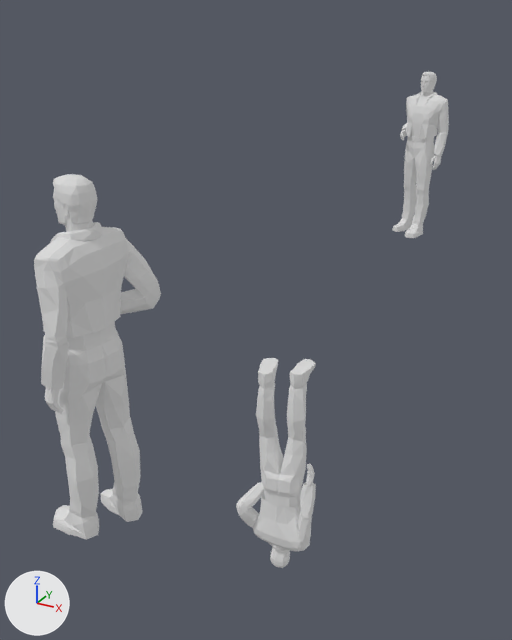
A saved change to the Blender file Assets/SCENES/m05_piratebar.blend.
Both versions are drawn from a camera (50 mm lens) standing at (7.59, -3.24, 2.48) and looking at (4.87, 1.69, 0.01). Lighting does not change. The marker at lower left points along +X, +Y and +Z. The older version comes first.

Objects in the first picture: 'Char_smith', 'Char_trent', 'point_trent_sit_side'.
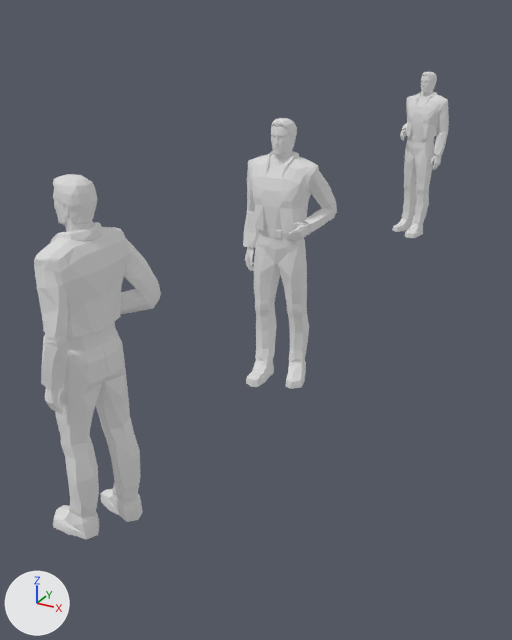
The edits, one by one:
Object 'Char_smith' (ob_char_smith) turns from (90, 180, 0) to (90, 0, -180) degrees about x, y and z.
Object 'Char_smith' (ob_char_smith) is rescaled from (1.0, 1.0, 1.0) to (-1.0, 1.0, 1.0).

Location of each change, (x1, y1, x2, y2) in pixels of the pictures (512 x 640 px):
'Char_smith', turned, rescaled: before (236, 358, 316, 568); after (243, 118, 337, 389)
